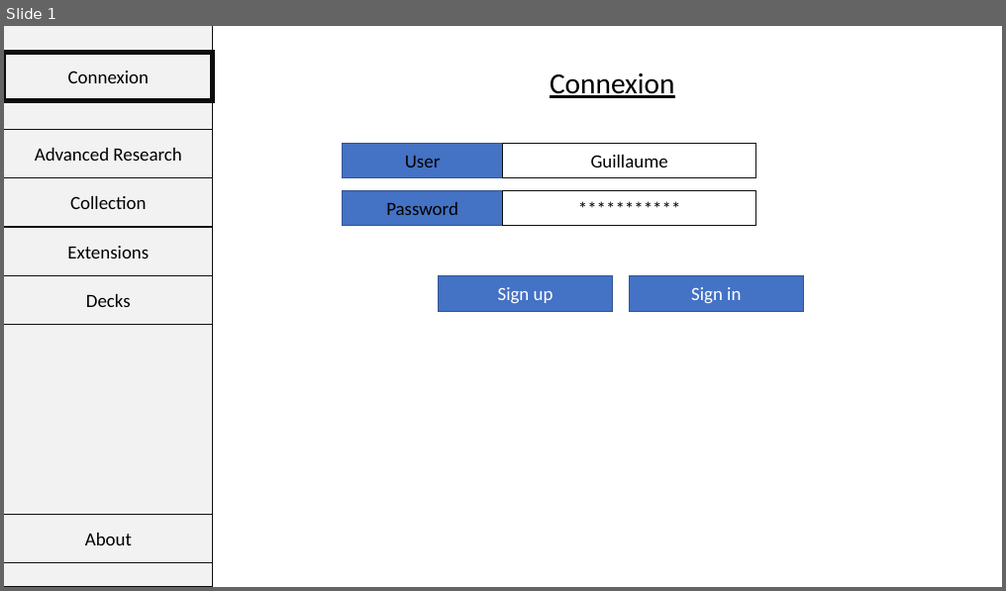
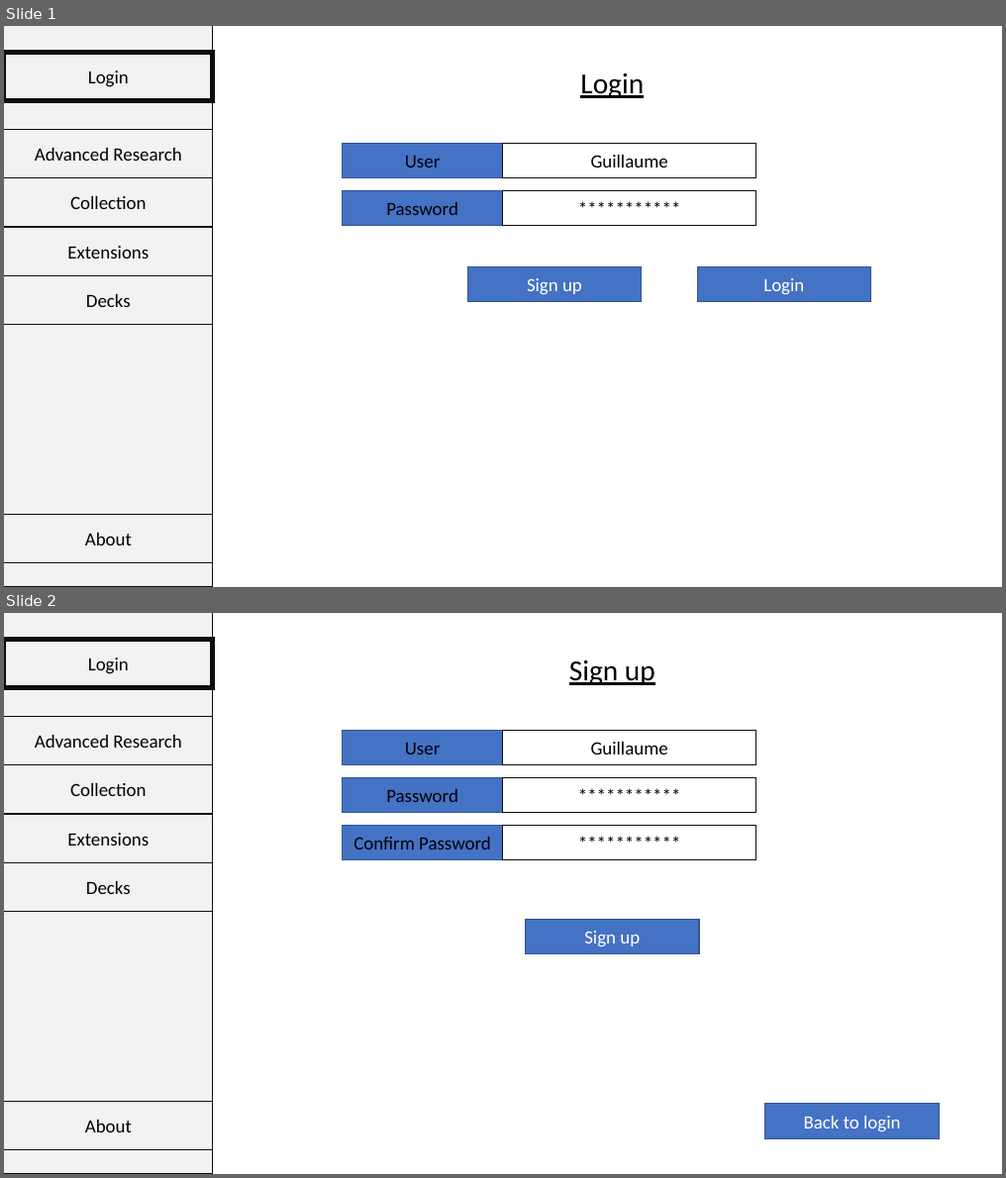
Before and after one commit to guillaumemouchet/Gathering-The-Magic, a slide deck: doc/maquettes/Maquette_Gathering_The_Magic.pptx. Shown one above the other, each under a label of ours: slide 1 before the commit, slides 1 and 2 after it. The pictures are 1006x591 and 1006x1178 pixels, drawn with LibreOffice and Linux fonts; fonts in the diff are those of the drawing. Boxes give left, top, right and bottom in pixels: in the first picture for what was removed or moved away, otherwise in the second. Text is boxed around its words. In the diff, an @@ line names an element or a change of style, - is before the commit and + after.

```diff
--- a/doc/maquettes/Maquette_Gathering_The_Magic.pptx
+++ b/doc/maquettes/Maquette_Gathering_The_Magic.pptx
@@ slide 2 added at box(4, 613, 1002, 1174), background #FFFFFF @@
@@ rectangle added at box(4, 613, 213, 1174), fill #F2F2F2, outline #0D0D0D 1 pt @@
@@ rectangle added at box(4, 639, 213, 688), fill #F2F2F2, outline #0D0D0D 4.5 pt, 18 pt, text #000000 @@
+Login
@@ text added at box(569, 660, 655, 685), 28 pt, text #000000, underline @@
+Sign up
@@ rectangle added at box(4, 716, 213, 765), fill #F2F2F2, outline #0D0D0D 1 pt, 18 pt, text #000000 @@
+Advanced Research
@@ rectangle added at box(342, 730, 503, 765), fill #4472C4, outline #325491 1 pt, 18 pt, text #000000 @@
+User
@@ rectangle added at box(503, 730, 756, 765), fill #FFFFFF, outline #0D0D0D 1 pt, 18 pt, text #000000 @@
+Guillaume
@@ rectangle added at box(4, 765, 213, 814), fill #F2F2F2, outline #0D0D0D 1 pt, 18 pt, text #000000 @@
+Collection
@@ rectangle added at box(342, 777, 503, 813), fill #4472C4, outline #325491 1 pt, 18 pt, text #000000 @@
+Password
@@ rectangle added at box(503, 777, 756, 813), fill #FFFFFF, outline #0D0D0D 1 pt, 18 pt, text #000000 @@
+***********
@@ rectangle added at box(4, 814, 213, 863), fill #F2F2F2, outline #0D0D0D 1 pt, 18 pt, text #000000 @@
+Extensions
@@ rectangle added at box(342, 825, 503, 861), fill #4472C4, outline #325491 1 pt, 18 pt, text #000000 @@
+Confirm Password
@@ rectangle added at box(503, 825, 756, 861), fill #FFFFFF, outline #0D0D0D 1 pt, 18 pt, text #000000 @@
+***********
@@ rectangle added at box(4, 863, 213, 912), fill #F2F2F2, outline #0D0D0D 1 pt, 18 pt, text #000000 @@
+Decks
@@ rectangle added at box(526, 919, 699, 955), fill #4472C4, outline #325491 1 pt, 18 pt, text #FFFFFF @@
+Sign up
@@ rectangle added at box(4, 1102, 213, 1151), fill #F2F2F2, outline #0D0D0D 1 pt, 18 pt, text #000000 @@
+About
@@ rectangle added at box(765, 1104, 939, 1140), fill #4472C4, outline #325491 1 pt, 18 pt, text #FFFFFF @@
+Back to login
@@ slide 1 changed as well @@
@@ text in rectangle at box(88, 71, 129, 87): text changed @@
-Connexion
+Login
@@ text at box(580, 73, 644, 98): text changed @@
-Connexion
+Login
@@ rectangle "Sign up": place and size @@
-rectangle "Sign up" at box(439, 276, 613, 311)
+rectangle "Sign up" at box(467, 267, 642, 302)
@@ rectangle "Login": place and size @@
-rectangle "Login" at box(630, 276, 804, 311)
+rectangle "Login" at box(697, 267, 871, 302)
@@ text in rectangle at box(763, 278, 804, 294): text changed @@
-Sign in
+Login
```
Also in this commit, not shown: 7 other slides changed, 2 other slides added, 2 other files.
